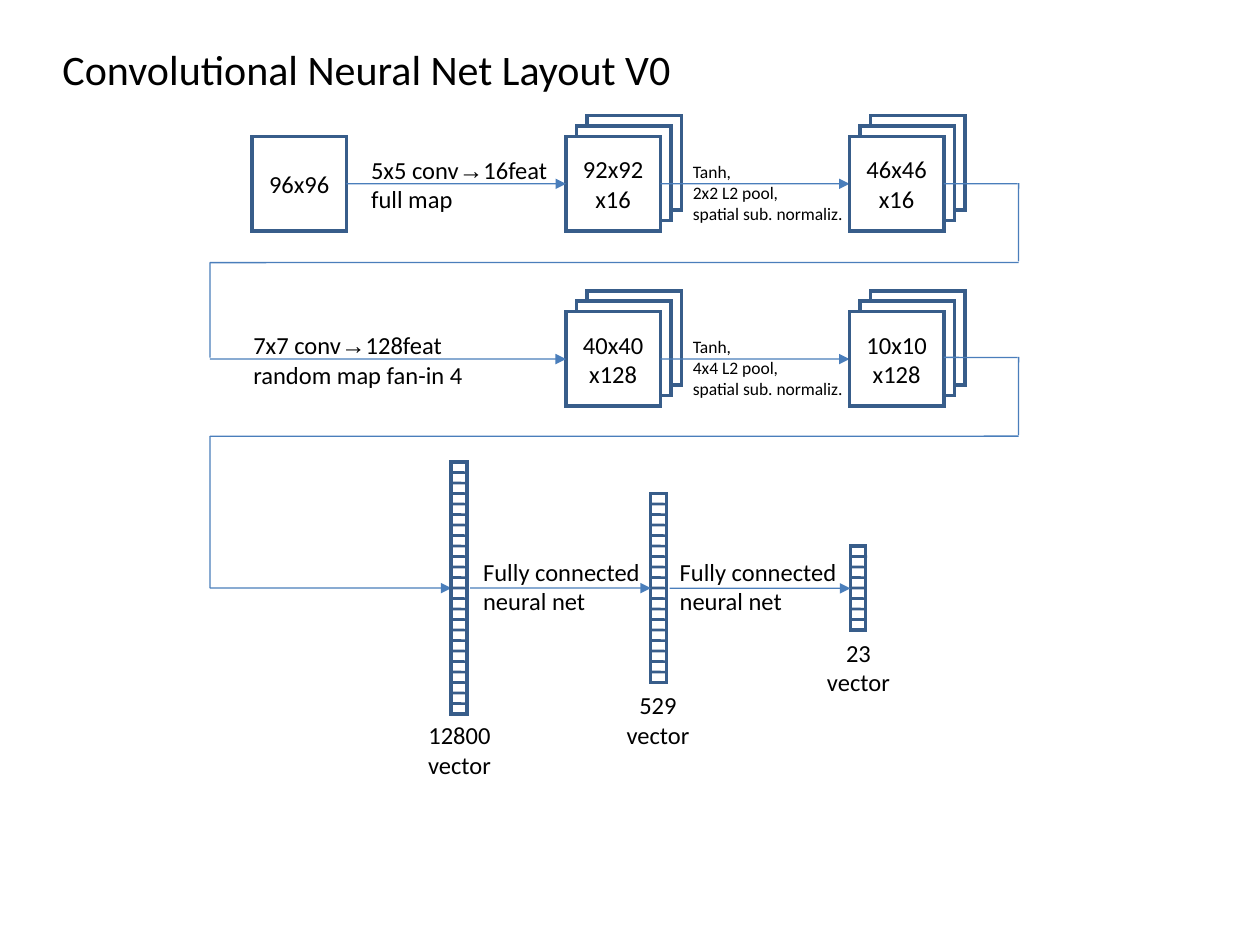
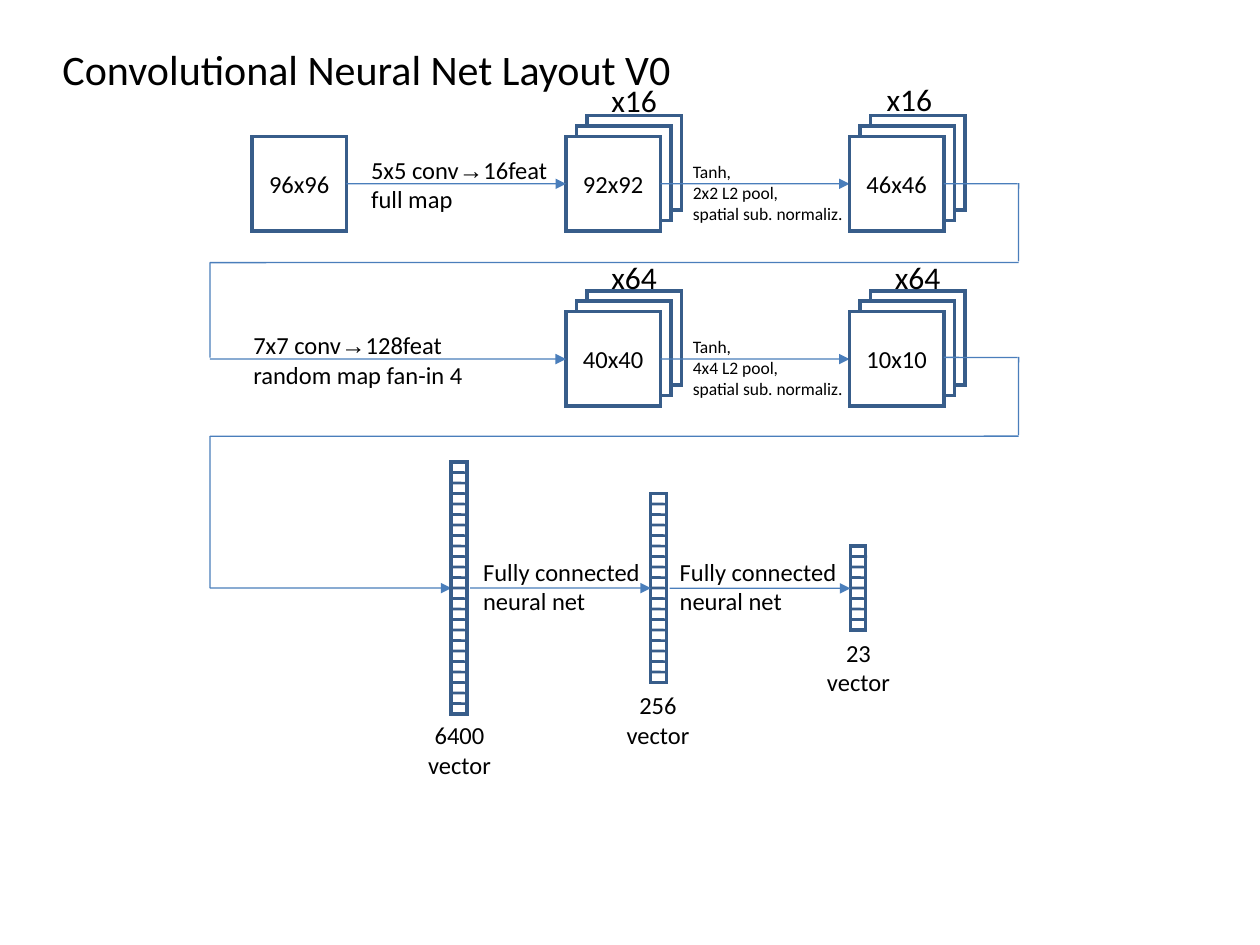
Before and after one commit to jonathantompson/KinectHands, a slide deck: slide 2 of HandNets/HandNets.ppt. Drawn at 1260x945 pixels with LibreOffice and Linux fonts; fonts in the diff are those of the drawing. Boxes give left, top, right and bottom in pixels: in the first picture for what was removed or moved away, otherwise in the second. Text is boxed around its words. In the diff, an @@ line names an element or a change of style, - is before the commit and + after.

```diff
--- a/HandNets/HandNets.ppt
+++ b/HandNets/HandNets.ppt
@@ text added at [887, 89, 933, 117], 18 pt, text #000000 @@
+x16
@@ text added at [611, 90, 657, 117], 18 pt, text #000000 @@
+x16
@@ text in rectangle at [595, 191, 630, 209]: paragraph removed @@
-x16
@@ text in rectangle at [879, 191, 914, 208]: paragraph removed @@
-x16
@@ text added at [611, 267, 657, 293], 18 pt, text #000000 @@
+x64
@@ text added at [895, 262, 941, 293], 18 pt, text #000000 @@
+x64
@@ text in rectangle at [589, 366, 637, 384]: paragraph removed @@
-x128
@@ text in rectangle at [873, 366, 921, 384]: paragraph removed @@
-x128
@@ text at [639, 697, 676, 714]: text changed @@
-529
+256
@@ text at [435, 727, 485, 744]: text changed @@
-12800
+6400
```
Also in this commit, not shown: 20 other files.
